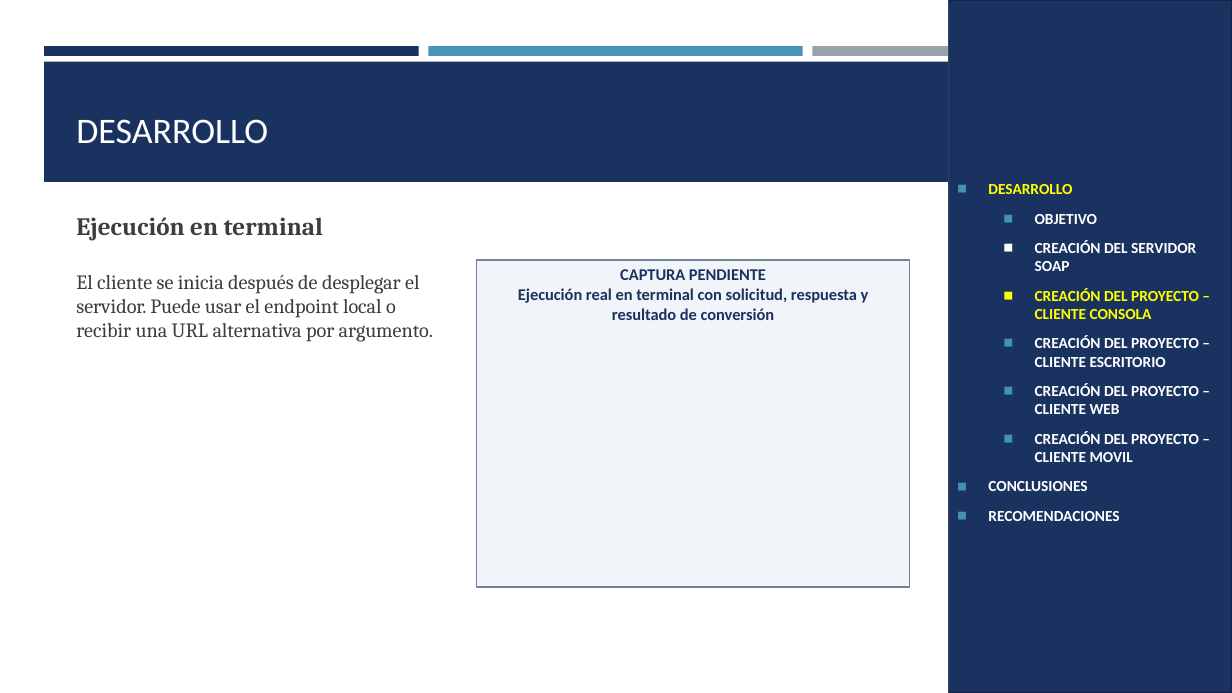
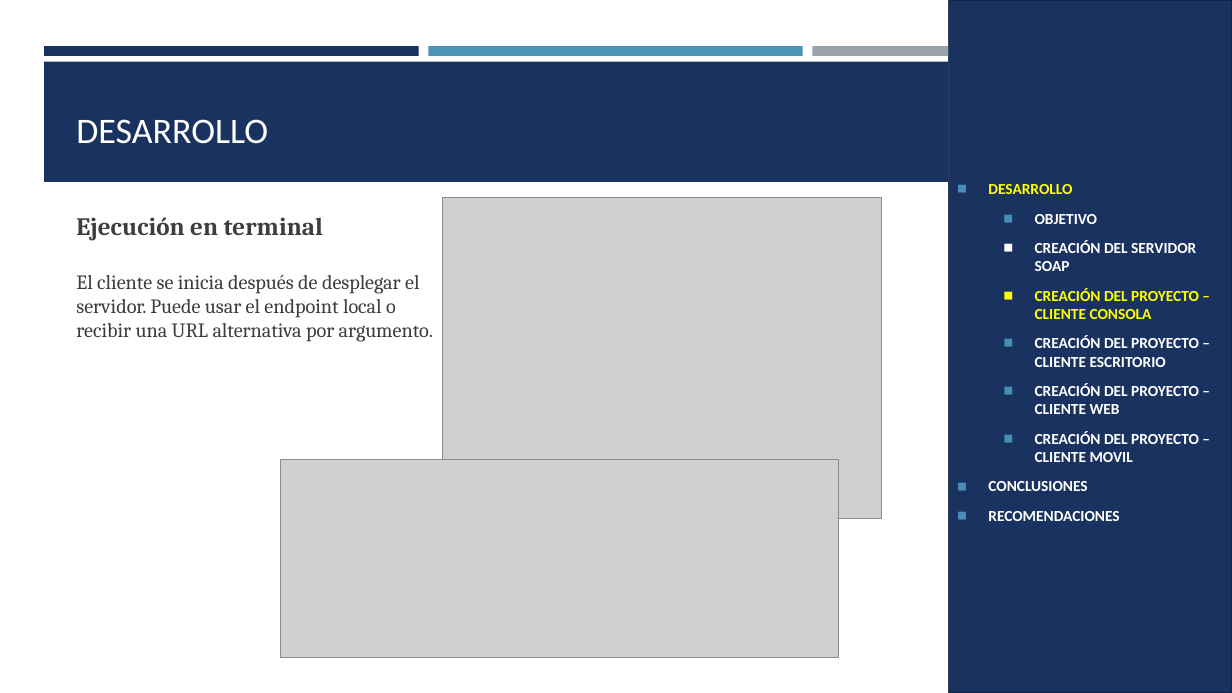
Before and after one commit to luis-sagx/arquitectura, a slide deck: slide 12 of TI.1.1 PAO202651_SOAP_JAVA_SINBDD_NRC36883_GR09/05. DOCUMENTACION/PRESENTACION_TECNICA_GR09.pptx. Drawn at 1232x693 pixels with LibreOffice and Linux fonts; fonts in the diff are those of the drawing; grey boxes stand for pictures. Boxes give left, top, right and bottom in pixels: in the first picture for what was removed or moved away, otherwise in the second. Text is boxed around its words. In the diff, an @@ line names an element or a change of style, - is before the commit and + after.

Commit message:
Completa capturas de las presentaciones y corrige la ejecución de los clientes
- TI.1.1: clase principal del cliente de escritorio y URL local del cliente móvil
- TI.1.2: el cliente MAUI usa localhost:14028 con adb reverse
- TI.1.3: corrige la URL de las pruebas de integración y agrega nbactions.xml al cliente de consola
- TI.1.4: elimina el proyecto duplicado .Verification y agrega VerificarHttp.ps1 a las pruebas del servidor
- Presentaciones: capturas reales y recuadros pendientes para los diagramas

```diff
--- a/TI.1.1 PAO202651_SOAP_JAVA_SINBDD_NRC36883_GR09/05. DOCUMENTACION/PRESENTACION_TECNICA_GR09.pptx
+++ b/TI.1.1 PAO202651_SOAP_JAVA_SINBDD_NRC36883_GR09/05. DOCUMENTACION/PRESENTACION_TECNICA_GR09.pptx
@@ picture added at (443,197,882,518) @@
@@ rectangle removed at (477,260,910,587) @@
-CAPTURA PENDIENTE
-Ejecución real en terminal con solicitud, respuesta y resultado de conversión
@@ picture added at (280,459,838,658) @@
```
Also in this commit, not shown: 23 other slides changed, 16 other files.
